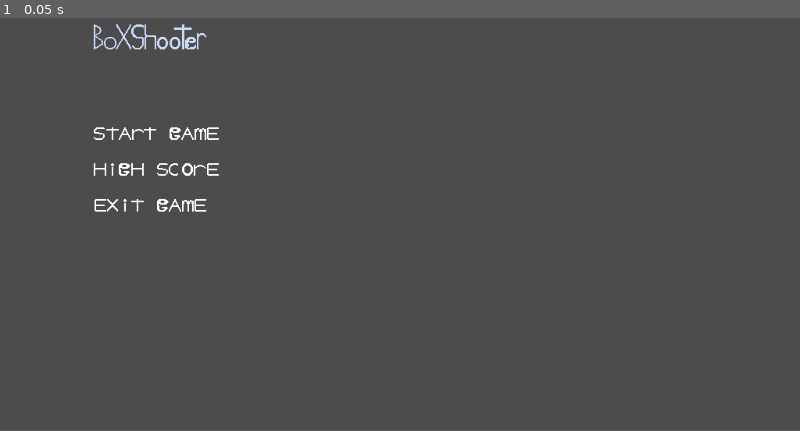
Above: before the commit, frame 1.
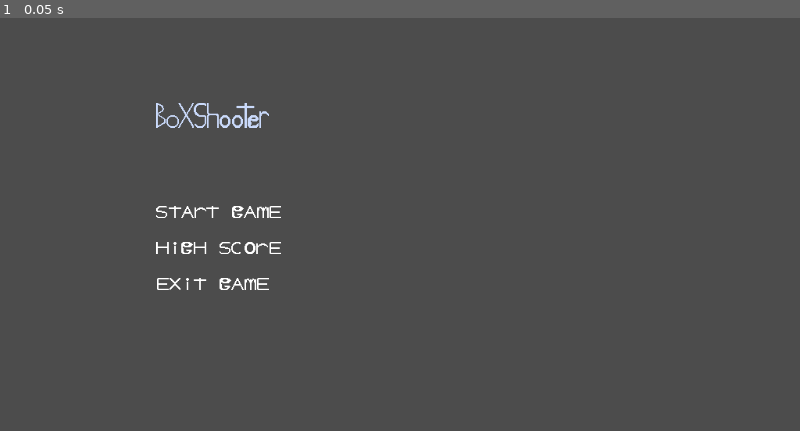
Above: after the commit, the same moment.

Repository: dfern14/BoxShooter
Game: Godot game, scene res://Scenes/StartMenu.tscn
The game is run twice, just before and just after one commit, with the same random seed, the same clock (stepped at 60 frames per second) and the same inputs. This scene is started directly instead of the project's main scene.
Inputs:
- Up to frame 1 (0.05 s): no input
The window is 800x468 before the commit and 800x469 after it. Grey fills any space a smaller window leaves; there, only what the larger window draws over its background counts as a difference.

The runs differ from the first frame. In frame 1, 1.7% of the frame differs, in the area x 11-36%, y 1-66%.

Commit message:
StartMenuChanges

Diff:
--- a/Scenes/Game.tscn
+++ b/Scenes/Game.tscn
@@ -1,3 +1,17 @@
-[gd_scene format=2]
+[gd_scene load_steps=4 format=2]
 
-[node name="Game" type="Node" index="0"]
+[ext_resource path="res://Scenes/Game.gd" type="Script" id=1]
+[ext_resource path="res://Characters/Player/Player.tscn" type="PackedScene" id=2]
+[ext_resource path="res://Characters/Enemy/Enemy.tscn" type="PackedScene" id=3]
+
+[node name="Game" type="Node"]
+
+script = ExtResource( 1 )
+
+[node name="Player" parent="." index="0" instance=ExtResource( 2 )]
+
+position = Vector2( 625.866, 431.374 )
+
+[node name="Enemy" parent="." index="1" instance=ExtResource( 3 )]
+
+position = Vector2( 183, 167 )
--- a/Scenes/StartMenu.tscn
+++ b/Scenes/StartMenu.tscn
@@ -5,23 +5,23 @@
 [ext_resource path="res://Assets/MenuAssets/HighScore.png" type="Texture" id=3]
 [ext_resource path="res://Assets/MenuAssets/ExitGame.png" type="Texture" id=4]
 
-[node name="StartMenu" type="MarginContainer"]
+[node name="StartMenu" type="MarginContainer" index="0"]
 
 anchor_left = 0.0
 anchor_top = 0.0
 anchor_right = 0.0
 anchor_bottom = 0.0
-margin_left = 120.0
-margin_top = 80.0
-margin_right = 120.0
-margin_bottom = 80.0
+margin_left = 200.0
+margin_top = 180.0
+margin_right = 200.0
+margin_bottom = 189.0
 rect_pivot_offset = Vector2( 0, 0 )
 rect_clip_content = false
 mouse_filter = 0
 mouse_default_cursor_shape = 0
-size_flags_horizontal = 1
-size_flags_vertical = 1
-_sections_unfolded = [ "Margin" ]
+size_flags_horizontal = 3
+size_flags_vertical = 3
+_sections_unfolded = [ "Margin", "Size Flags" ]
 
 [node name="HBoxContainer" type="HBoxContainer" parent="." index="0"]
 
--- a/project.godot
+++ b/project.godot
@@ -14,6 +14,13 @@
 run/main_scene="res://Scenes/Game.tscn"
 config/icon="res://icon.png"
 
+[display]
+
+window/size/test_width=1920
+window/size/test_height=1080
+window/stretch/mode="2d"
+window/stretch/aspect="expand"
+
 [rendering]
 
 environment/default_environment="res://default_env.tres"
